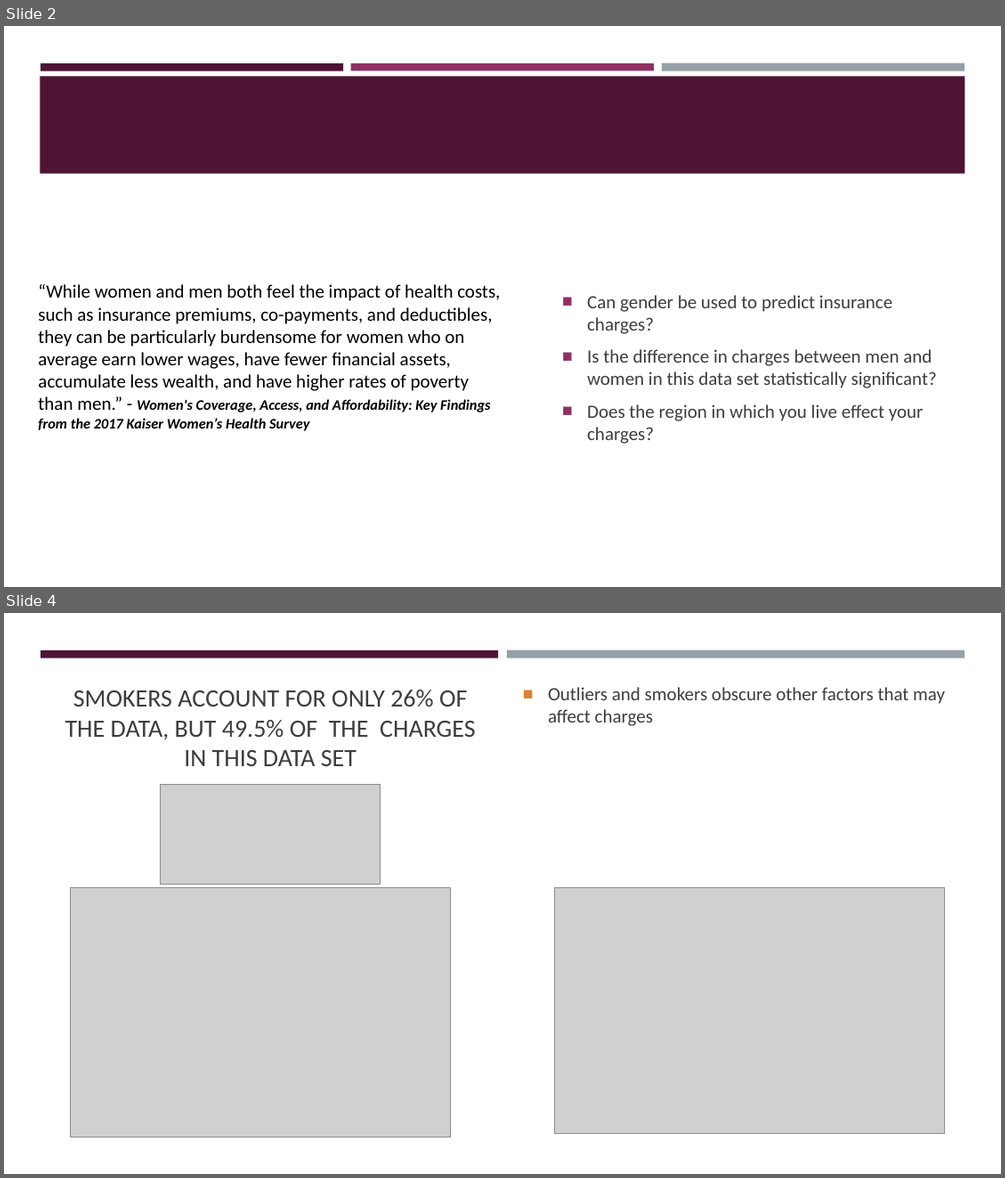
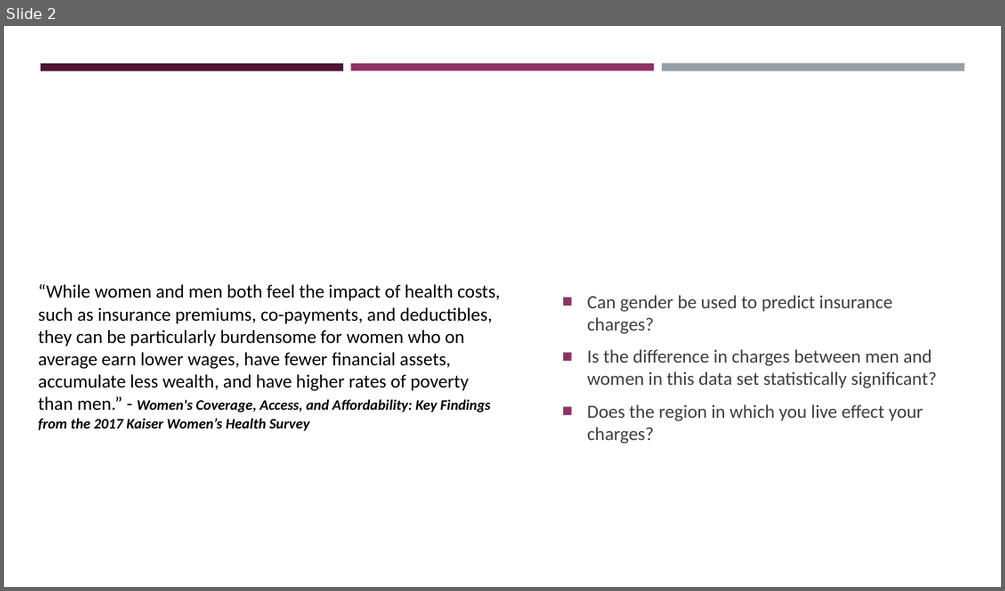
Before and after one commit to Dewalk/final_capstone, a slide deck: Presentation6.pptx. Shown one above the other, each under a label of ours: slides 2 and 4 before the commit, slide 2 after it; the slides between them are not shown. The pictures are 1005x1178 and 1005x591 pixels, drawn with LibreOffice and Linux fonts; fonts in the diff are those of the drawing; grey boxes stand for pictures. Boxes give left, top, right and bottom in pixels: in the first picture for what was removed or moved away, otherwise in the second. Text is boxed around its words. In the diff, an @@ line names an element or a change of style, - is before the commit and + after.

```diff
--- a/Presentation6.pptx
+++ b/Presentation6.pptx
@@ slide 4 removed at <box>4,613,1001,1174</box>, background #FFFFFF @@
@@ rectangle removed at <box>4,613,1001,1174</box> @@
@@ rectangle removed at <box>40,650,498,657</box> @@
@@ rectangle removed at <box>507,650,964,658</box> @@
@@ title removed at <box>65,690,475,766</box> @@
-SMOKERS ACCOUNT FOR ONLY 26% OF THE DATA, BUT 49.5% OF THE CHARGES IN THIS DATA SET
@@ text removed at <box>548,687,945,726</box> @@
-■ Outliers and smokers obscure other factors that may affect charges
@@ picture removed at <box>161,784,380,884</box> @@
@@ picture removed at <box>70,887,451,1136</box> @@
@@ picture removed at <box>554,887,945,1134</box> @@
@@ slide 2 changed as well @@
@@ rectangle removed at <box>40,76,965,174</box> @@
```
Also in this commit, not shown: 9 other slides changed, 1 slide added, 5 other files.
